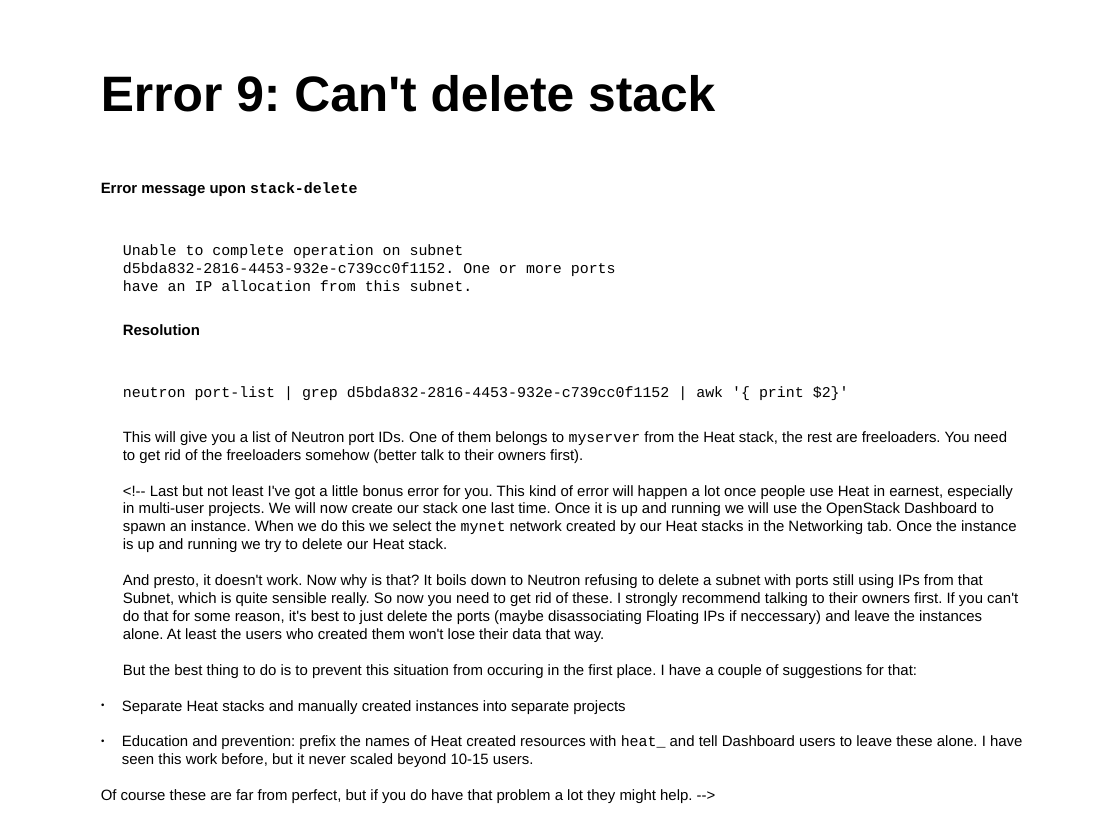
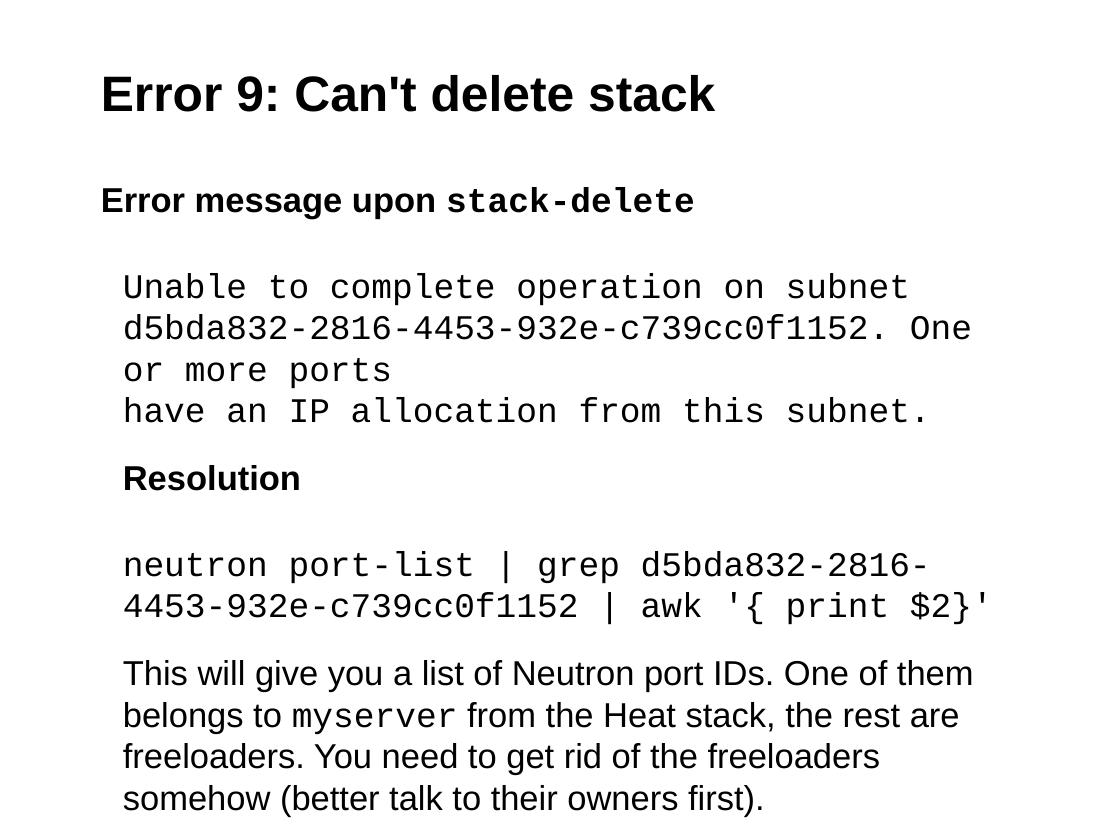
Before and after one commit to jgrassler/heat-workshop-barcelona, a slide deck: slide 34 of presentation.odp. Drawn at 1120x840 pixels with LibreOffice and Linux fonts; fonts in the diff are those of the drawing; background and template pictures are left out. Boxes give left, top, right and bottom in pixels: in the first picture for what was removed or moved away, otherwise in the second. Text is boxed around its words. In the diff, an @@ line names an element or a change of style, - is before the commit and + after.

Commit message:
Added missing newline to the end of error 9 slide.

```diff
--- a/presentation.odp
+++ b/presentation.odp
@@ text "Error message upon stack-delete" at [101, 187, 993, 817]: size 9.6 to 22.2 pt @@
@@ text at [101, 485, 1022, 803]: paragraphs removed @@
-<!-- Last but not least I've got a little bonus error for you. This kind of error will happen a lot once people use Heat in earnest, especially in multi-user projects. We will now create our stack one last time. Once it is up and running we will use the OpenStack Dashboard to spawn an instance. When we do this we select the mynet network created by our Heat stacks in the Networking tab. Once the instance is up and running we try to delete our Heat stack.
-And presto, it doesn't work. Now why is that? It boils down to Neutron refusing to delete a subnet with ports still using IPs from that Subnet, which is quite sensible really. So now you need to get rid of these. I strongly recommend talking to their owners first. If you can't do that for some reason, it's best to just delete the ports (maybe disassociating Floating IPs if neccessary) and leave the instances alone. At least the users who created them won't lose their data that way.
-But the best thing to do is to prevent this situation from occuring in the first place. I have a couple of suggestions for that:
-• Separate Heat stacks and manually created instances into separate projects
-• Education and prevention: prefix the names of Heat created resources with heat_ and tell Dashboard users to leave these alone. I have seen this work before, but it never scaled beyond 10-15 users.
-Of course these are far from perfect, but if you do have that problem a lot they might help. -->
```
Also in this commit, not shown: 3 other files.
